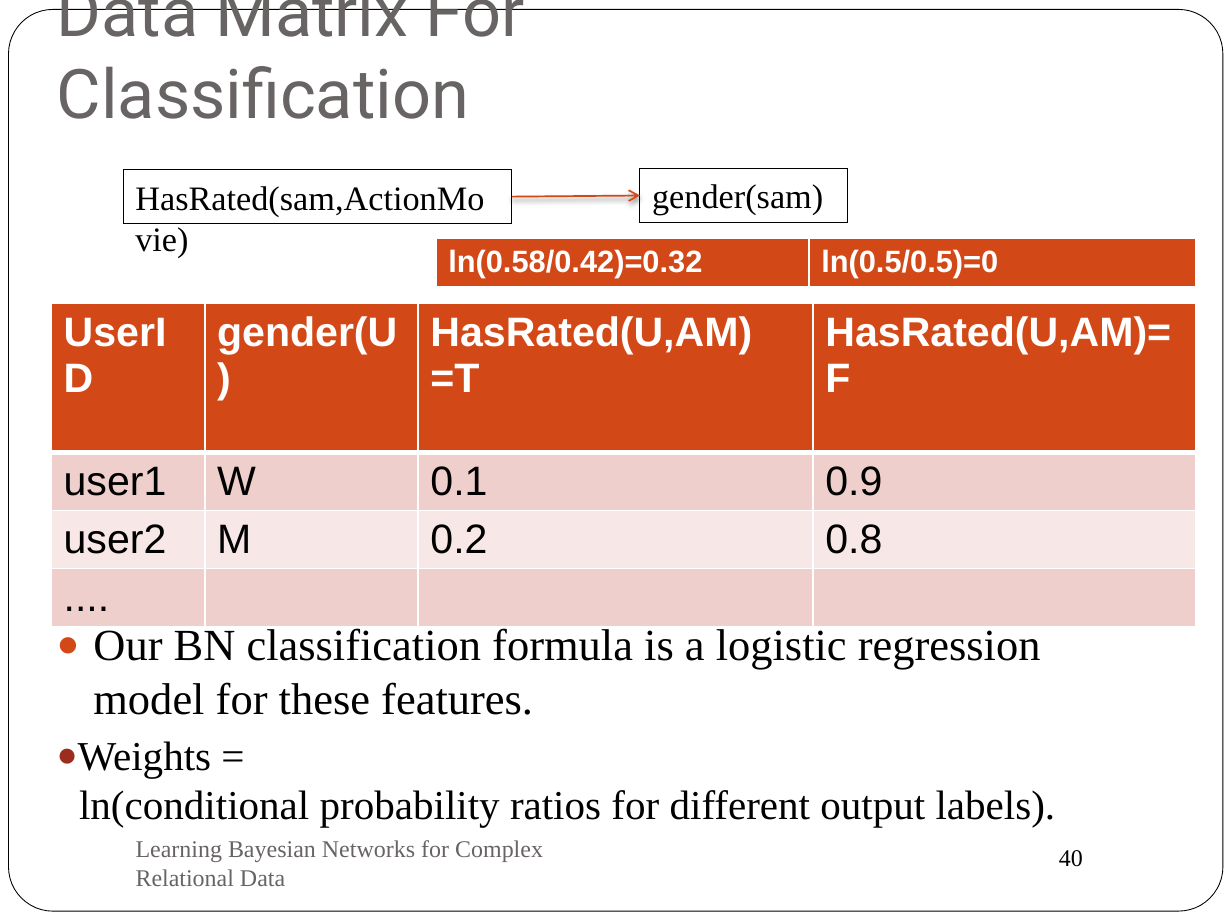
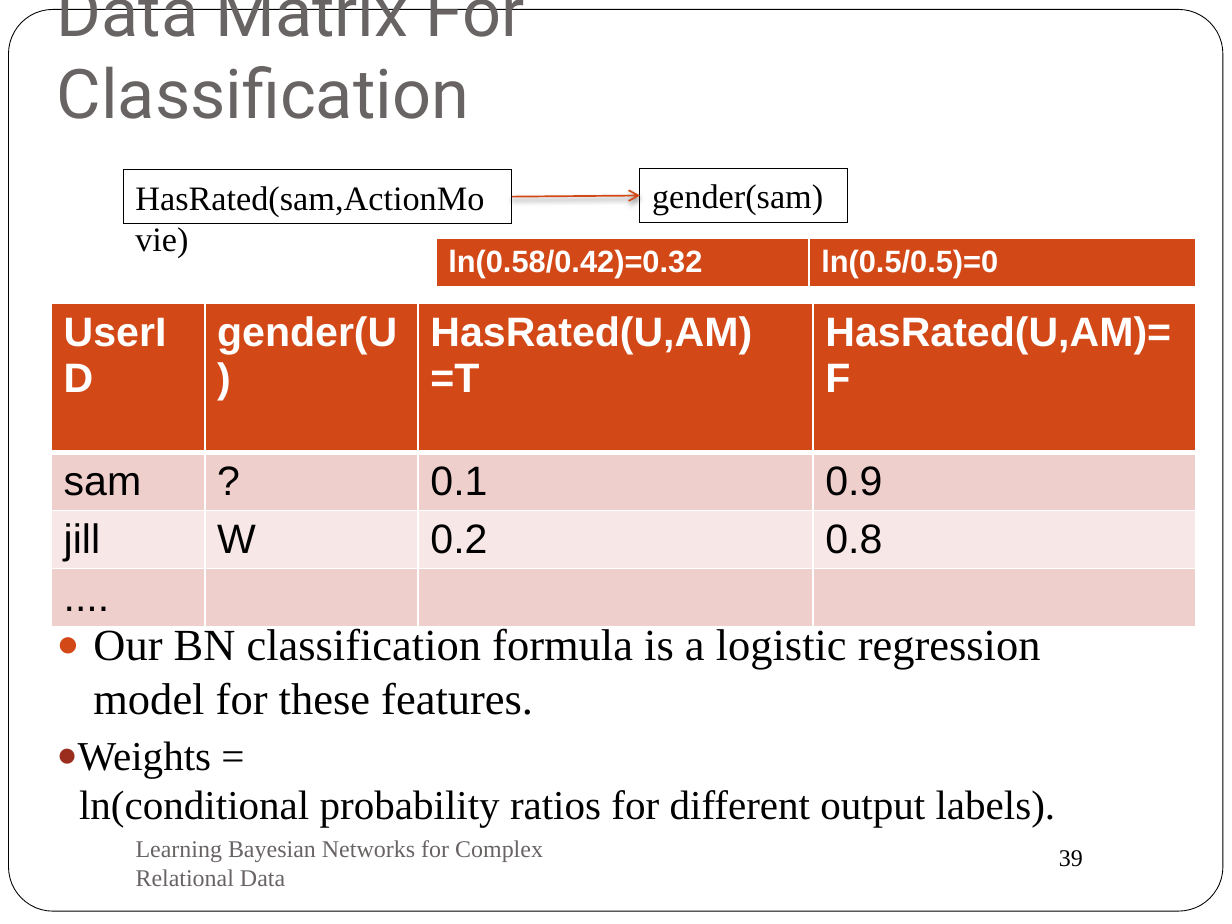
Before and after one commit to oschulte/srl-tutorial-slides, a slide deck: slide 39 of ch5-rel-bayes-net-classifier.pptx (slide 40 before the commit). Drawn at 1232x924 pixels with LibreOffice and Linux fonts; fonts in the diff are those of the drawing. Boxes give left, top, right and bottom in pixels: in the first picture for what was removed or moved away, otherwise in the second. Text is boxed around its words. In the diff, an @@ line names an element or a change of style, - is before the commit and + after.

```diff
--- a/ch5-rel-bayes-net-classifier.pptx
+++ b/ch5-rel-bayes-net-classifier.pptx
@@ table at box(52, 303, 1196, 599) @@
-row 2, column 1: user1
+row 2, column 1: sam
-row 2, column 2: W
+row 2, column 2: ?
-row 3, column 1: user2
+row 3, column 1: jill
-row 3, column 2: M
+row 3, column 2: W
@@ page number at box(1059, 850, 1083, 867): text changed @@
-40
+39
```
Also in this commit, not shown: 2 other slides changed, 1 slide removed.
